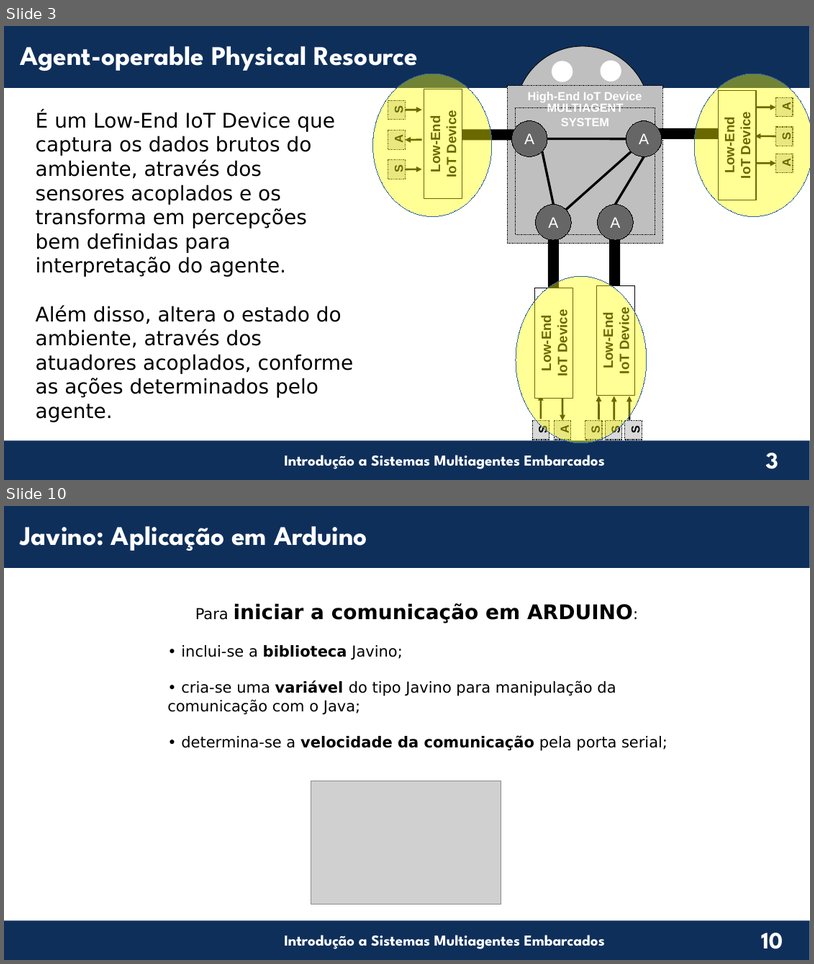
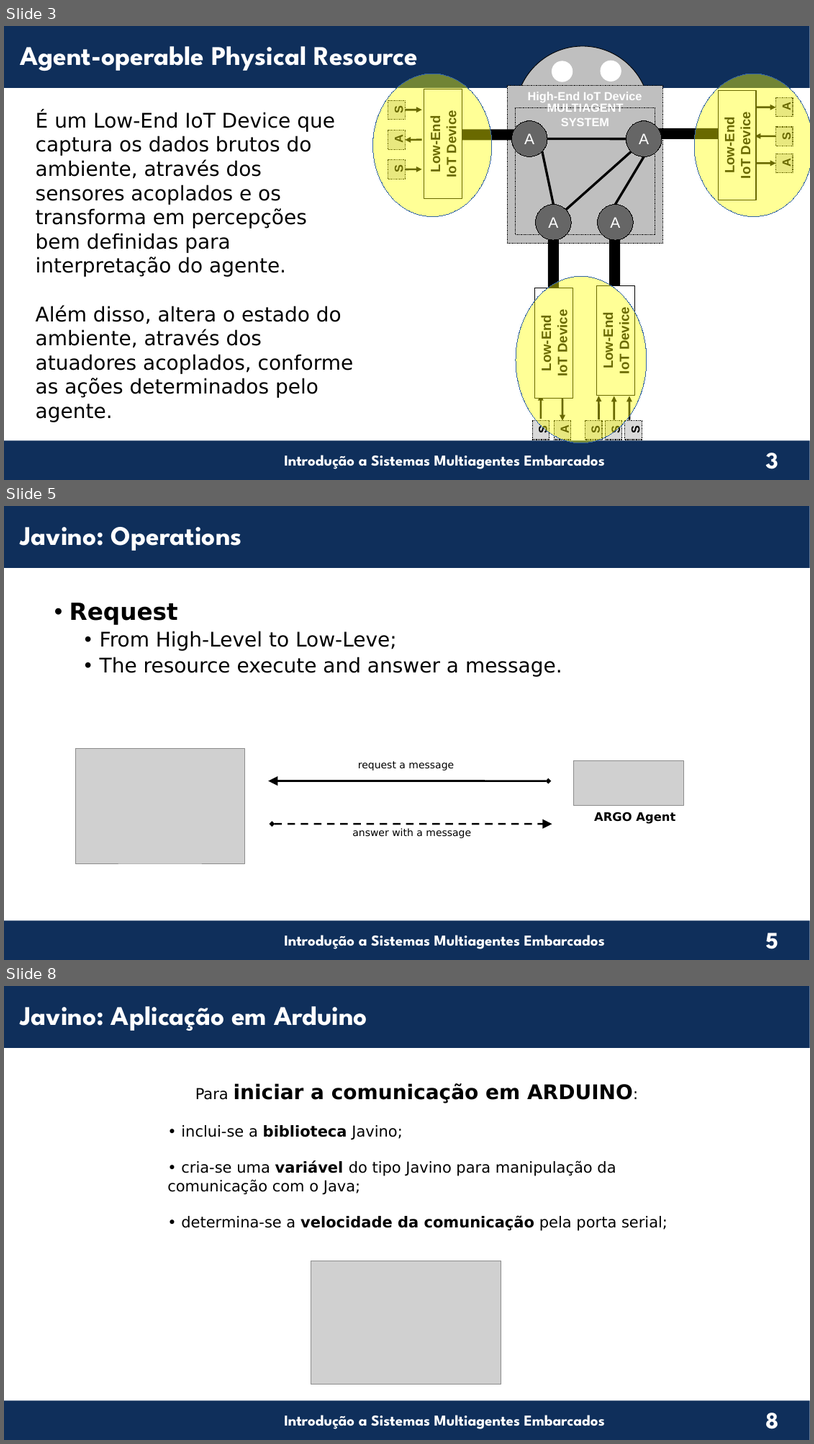
Before and after one commit to chon-group/distributedAndEmbeddedAI, a slide deck: course/11-PhysicalResource/AgentOperablePhysicalResource_20240609.odp. Shown one above the other, each under a label of ours: slides 3 and 10 before the commit, slides 3, 5 and 8 after it; the slides between them are not shown. The pictures are 814x964 and 814x1444 pixels, drawn with LibreOffice and Linux fonts; fonts in the diff are those of the drawing; grey boxes stand for pictures; background and template pictures are left out. Boxes give left, top, right and bottom in pixels: in the first picture for what was removed or moved away, otherwise in the second. Text is boxed around its words. In the diff, an @@ line names an element or a change of style, - is before the commit and + after.

Commit message:
adjusting javino's slides

```diff
--- a/course/11-PhysicalResource/AgentOperablePhysicalResource_20240609.odp
+++ b/course/11-PhysicalResource/AgentOperablePhysicalResource_20240609.odp
@@ slide 5 added at [4, 506, 810, 960], background #FFFFFF; not listed: 4 template elements that a slide beside it also shows @@
@@ text added at [20, 527, 242, 551], 32 pt, text #FFFFFF, bold @@
+Javino: Operations
@@ text added at [70, 602, 563, 677], 24 pt, text #000000 @@
+• Request
+  • From High-Level to Low-Leve;
+  • The resource execute and answer a message.
@@ picture added at [75, 749, 244, 864] @@
@@ text added at [358, 761, 454, 770], 12 pt, text #000000 @@
+request a message
@@ picture added at [574, 761, 684, 806] @@
@@ freeform shape added at [268, 780, 548, 780], outline #000000 2.24 pt @@
@@ freeform shape added at [272, 824, 552, 824], outline #000000 2.24 pt dashed @@
@@ text added at [352, 828, 471, 838], 12 pt, text #000000 @@
+answer with a message
@@ text added at [594, 812, 676, 824], 14 pt, text #000000, bold @@
+ARGO Agent
@@ what was slide 10 is now slide 8 @@
@@ page number at [766, 1412, 779, 1429]: text changed @@
-10
+8
```
Also in this commit, not shown: 3 other slides added, 6 slides removed.
